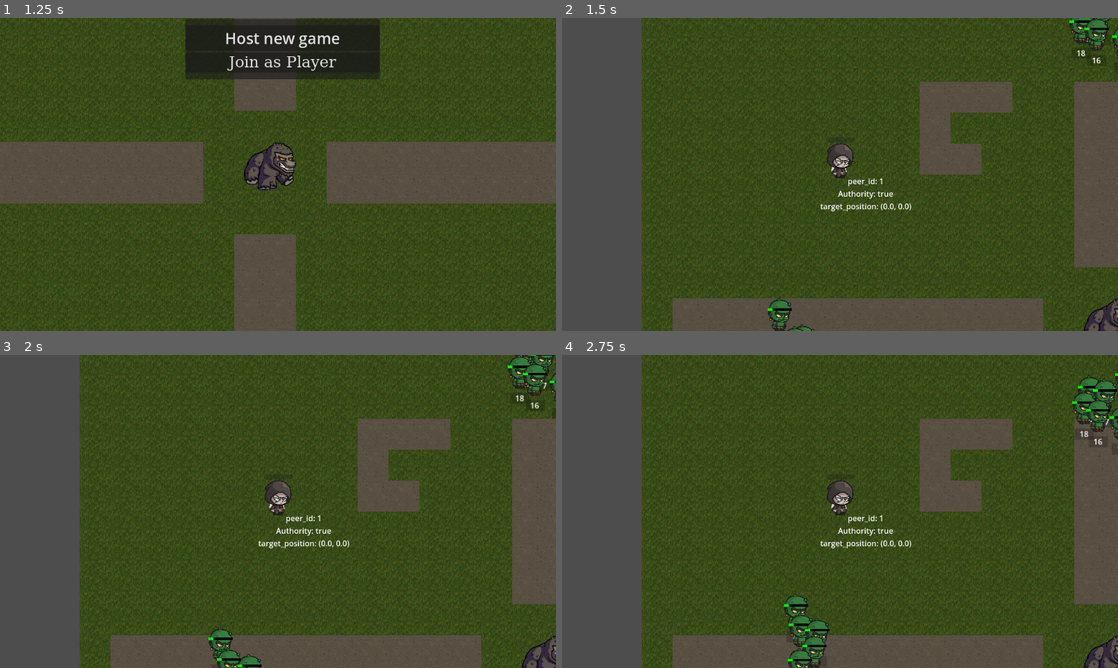
Above: before the commit, frames 1-4 (two rows, left to right).
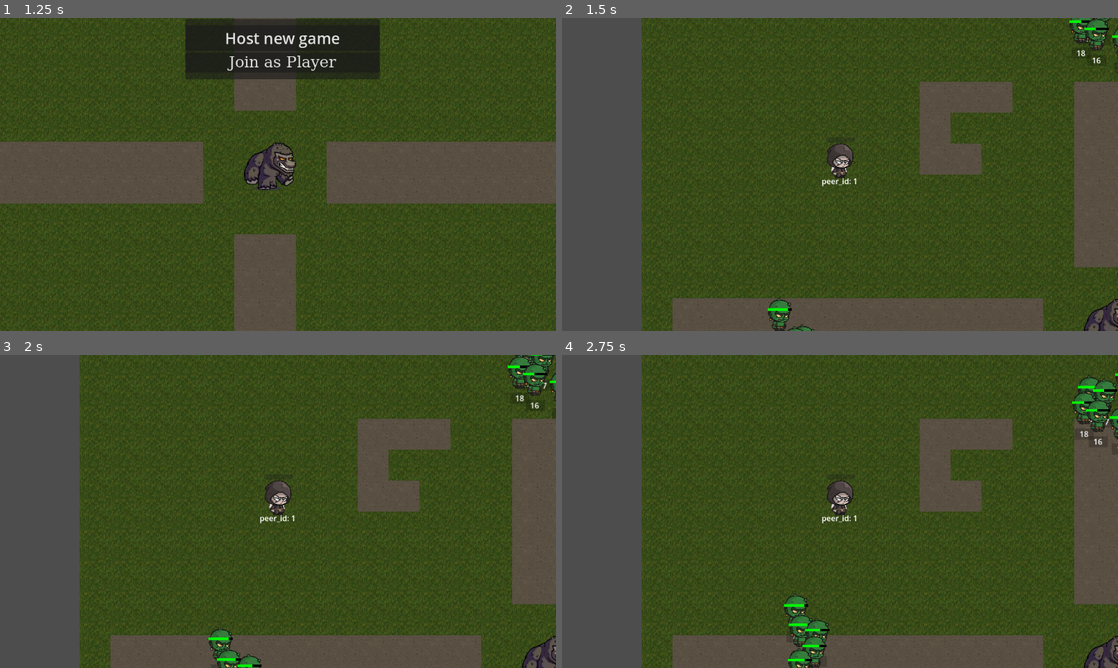
Above: after the commit, the same moments.

Repository: LucasJappert/moomoo-lan-party
Game: Godot game, scene res://scenes/game.tscn
Same seed, same stepped clock (60 frames per second), same inputs: the game is played once before the commit and once after it.
Inputs (mouse positions are in pixels of both pictures, inside the frame that each line leads up to):
- Up to frame 1 (1.25 s): tap Enter at 0.5 s; move the mouse to (400, 158) at 0.52 s; click (400, 158) at 0.67 s
- Up to frame 2 (1.5 s): click "Host new game" at 1.25 s
- Up to frame 3 (2 s): no input
- Up to frame 4 (2.75 s): move the mouse to (728, 527) at 2.02 s; click (728, 527) at 2.17 s

Frame 1 is identical in both runs. In frame 2, 0.4% of the frame differs, in the area x 37-100%, y 0-94%; in frame 3, 0.5%; in frame 4, 0.6%, in the area x 40-100%, y 9-98%.

Commit message:
update readme

Diff:
--- a/scripts/entity/hud.gd
+++ b/scripts/entity/hud.gd
@@ -17,7 +17,8 @@
 		_health_bar.add_theme_stylebox_override("fill", fg_style)
 
 		_health_bar.max_value = 100 # entity.combat.max_health
-		_health_bar.value = 20 # entity.combat.current_health
+		# _health_bar.value = entity.combat.current_health
+		_health_bar.value = randi() % 81 + 20
 
 
 	var lb_style = StyleBoxFlat.new()
--- a/scripts/player.gd
+++ b/scripts/player.gd
@@ -23,7 +23,8 @@
 		MyCamera.create_camera(self)
 
 func _process(_delta):
-	$HUD/Label.text = "peer_id: " + str(peer_id) + "\nAuthority: " + str(is_multiplayer_authority()) + "\ntarget_position: " + str(target_position)
+	$HUD/Label.text = "peer_id: " + str(peer_id)
+	# $HUD/Label.text = "peer_id: " + str(peer_id) + "\nAuthority: " + str(is_multiplayer_authority()) + "\ntarget_position: " + str(target_position)
 
 func _physics_process(_delta):
 	_try_apply_movement_from_input(_delta)
Binary file added: .images/image4.png
Not shown, changed: readme.md
